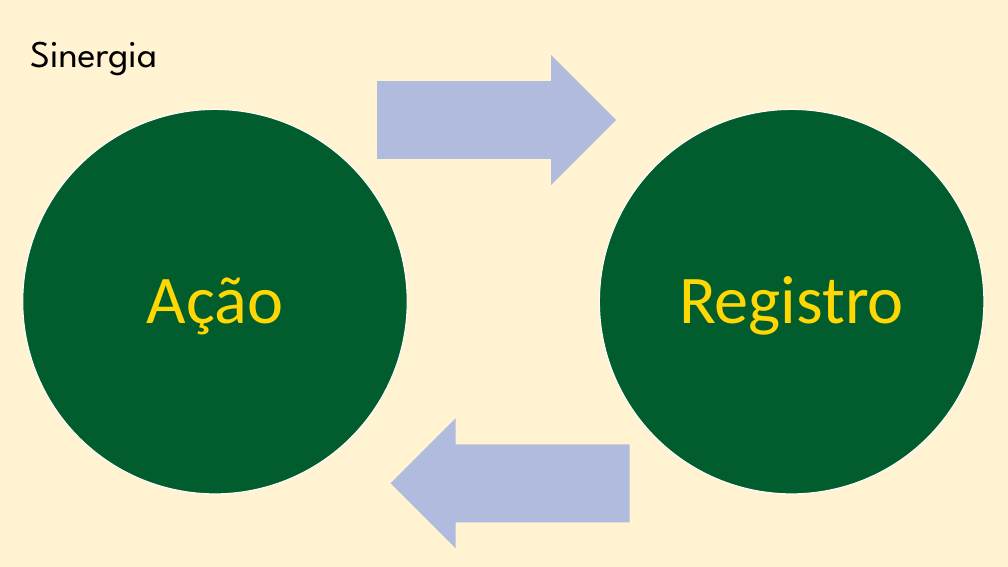
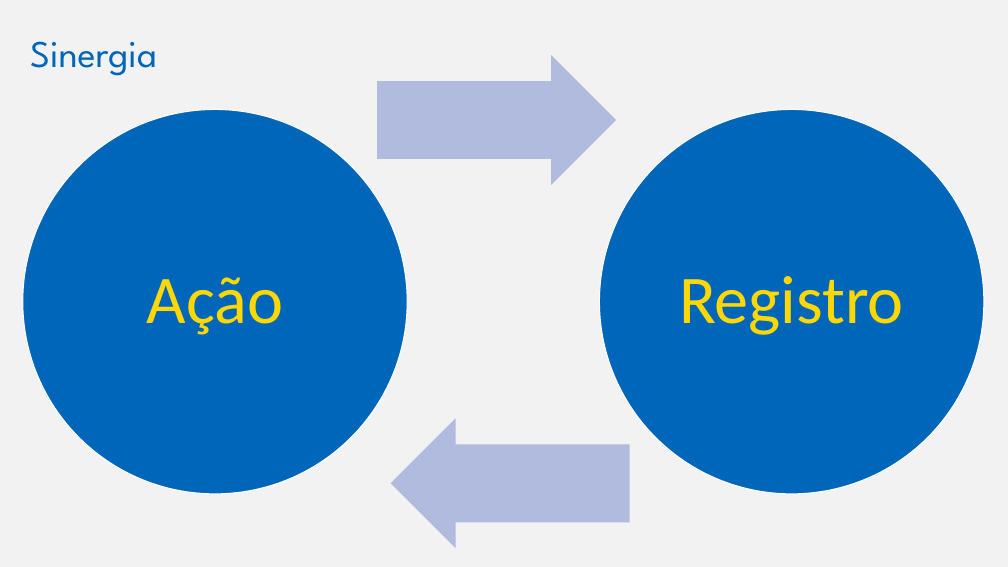
Before and after one commit to marfontenele2/MeusCursos, a slide deck: slide 3 of PSE.pptx (slide 2 before the commit). Drawn at 1008x567 pixels with LibreOffice and Linux fonts; fonts in the diff are those of the drawing; background and template pictures are left out. Boxes give left, top, right and bottom in pixels: in the first picture for what was removed or moved away, otherwise in the second. Text is boxed around its words. In the diff, an @@ line names an element or a change of style, - is before the commit and + after.

```diff
--- a/PSE.pptx
+++ b/PSE.pptx
@@ background #FFC000 at 18% opacity to #F2F2F2 @@
@@ title "Sinergia" at box(30, 41, 157, 76): text colour #000000 to #0066B9 @@
@@ ellipse at box(23, 110, 407, 494): fill #015C2E to #0066B9 @@
@@ ellipse at box(600, 110, 984, 494): fill #015C2E to #0066B9 @@
```
Also in this commit, not shown: 20 other slides changed, 2 slides added, 1 slide removed, 1 other file.
